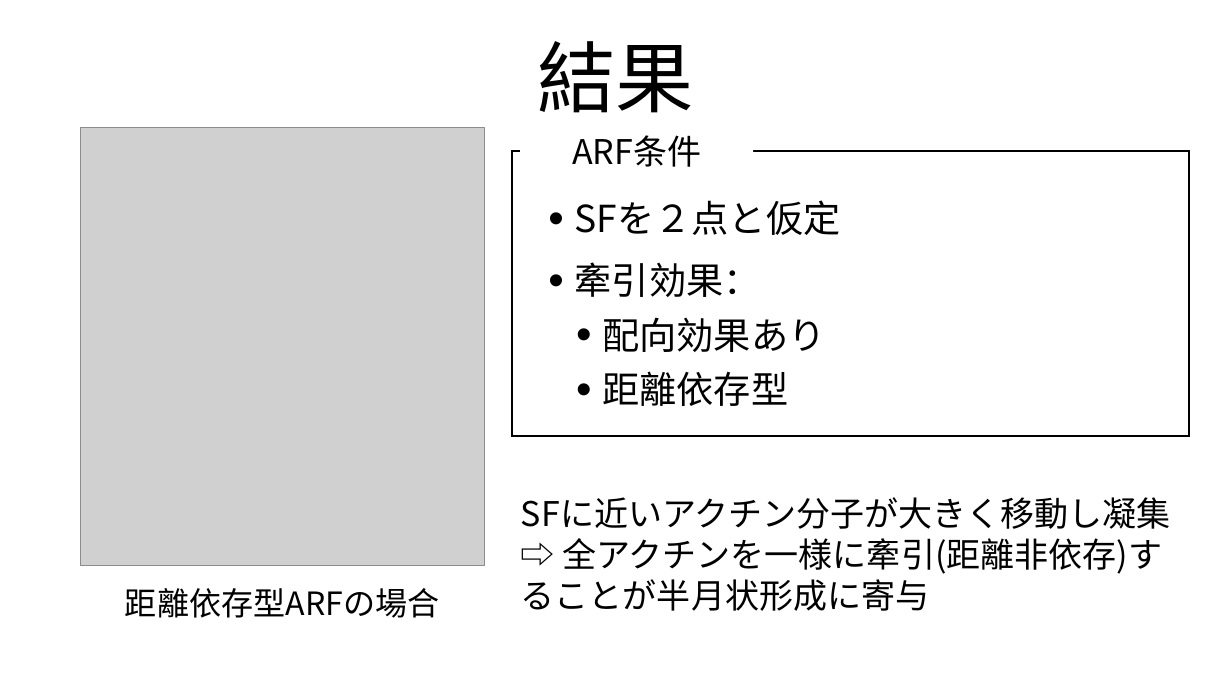
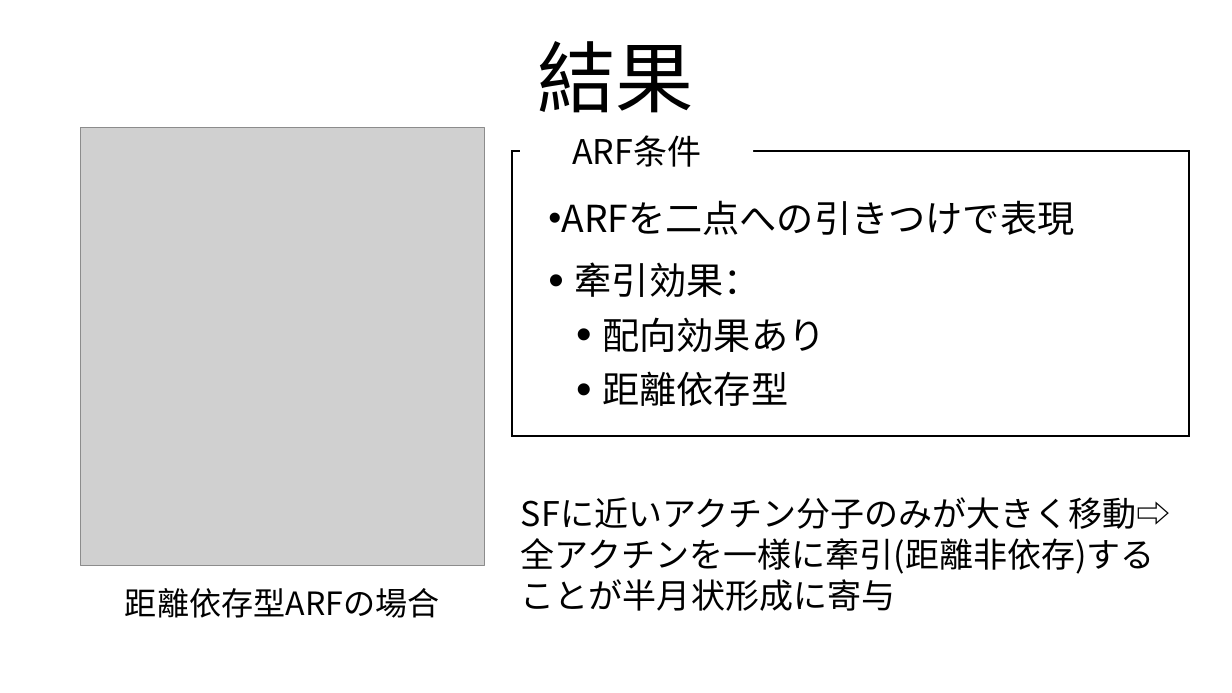
Before and after one commit to tokumaga81/ackera, a slide deck: slide 28 of tokunaga_mp.pptx. Drawn at 1232x693 pixels with LibreOffice and Linux fonts; fonts in the diff are those of the drawing; grey boxes stand for pictures. Boxes give left, top, right and bottom in pixels: in the first picture for what was removed or moved away, otherwise in the second. Text is boxed around its words. In the diff, an @@ line names an element or a change of style, - is before the commit and + after.

```diff
--- a/tokunaga_mp.pptx
+++ b/tokunaga_mp.pptx
@@ text added at bbox=[561, 200, 1074, 235], 58 pt, text #000000 @@
+• ARFを二点への引きつけで表現
@@ text removed at bbox=[575, 200, 841, 235] @@
-• SFを２点と仮定
@@ text at bbox=[521, 497, 1171, 611]: text changed @@
-SFに近いアクチン分子が大きく移動し凝集⇨ 全アクチンを一様に牽引(距離非依存)することが半月状形成に寄与
+SFに近いアクチン分子のみが大きく移動⇨ 全アクチンを一様に牽引(距離非依存)することが半月状形成に寄与
```
Also in this commit, not shown: 18 other slides changed, 2 other files.
